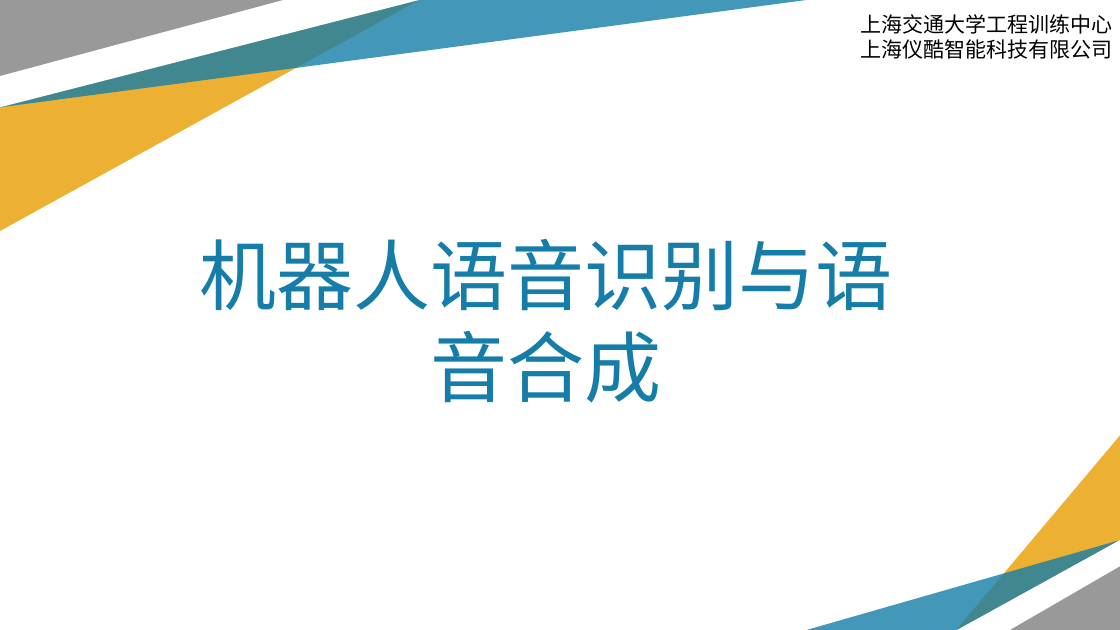
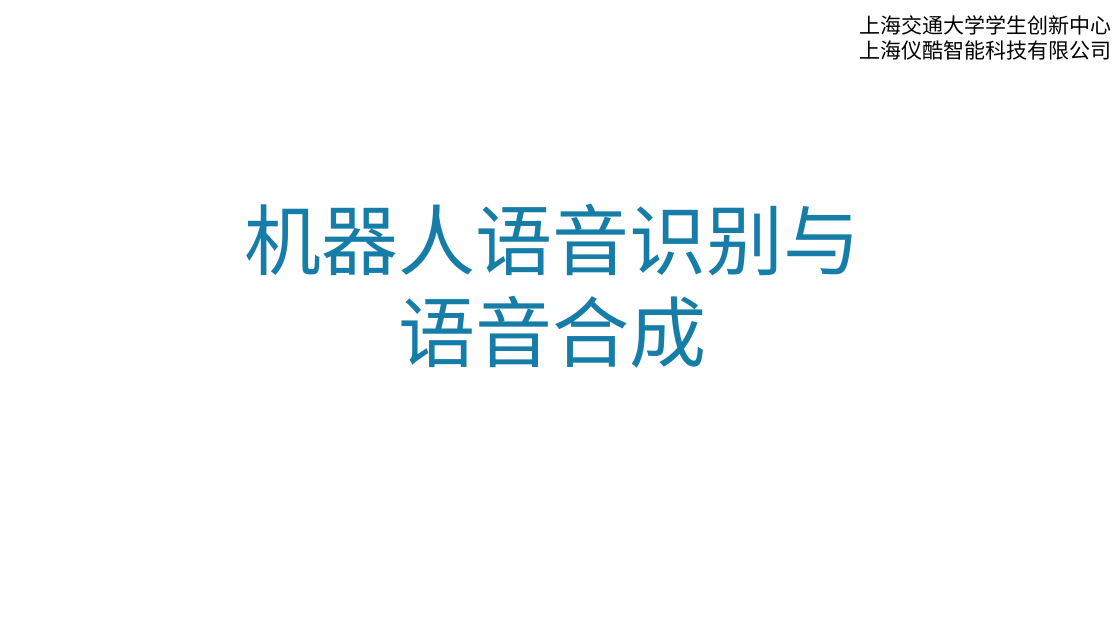
Before and after one commit to Lsnxiaoxiong/robot-course, a slide deck: slide 1 of ppt/第4课_机器人语音识别与语音合成.pptx. Drawn at 1120x630 pixels with LibreOffice and Linux fonts; fonts in the diff are those of the drawing; background and template pictures are left out. Boxes give left, top, right and bottom in pixels: in the first picture for what was removed or moved away, otherwise in the second. Text is boxed around its words. In the diff, an @@ line names an element or a change of style, - is before the commit and + after.

```diff
--- a/ppt/第4课_机器人语音识别与语音合成.pptx
+++ b/ppt/第4课_机器人语音识别与语音合成.pptx
@@ freeform shape removed at (x1=0, y1=0, x2=419, y2=231) @@
@@ freeform shape removed at (x1=0, y1=0, x2=807, y2=108) @@
@@ freeform shape removed at (x1=0, y1=0, x2=420, y2=107) @@
@@ freeform shape removed at (x1=0, y1=0, x2=283, y2=76) @@
@@ text added at (x1=859, y1=15, x2=1111, y2=60), 18 pt, text #000000 @@
+上海交通大学学生创新中心
+上海仪酷智能科技有限公司
@@ text removed at (x1=860, y1=14, x2=1112, y2=59) @@
-上海交通大学工程训练中心
-上海仪酷智能科技有限公司
@@ text "机器人语音识别与语音合成" rewrapped from (x1=199, y1=239, x2=892, y2=403) to (x1=244, y1=204, x2=860, y2=368) @@
@@ group removed at (x1=807, y1=435, x2=1120, y2=630): 4 freeform shapes @@
```
Also in this commit, not shown: 3 other files.
